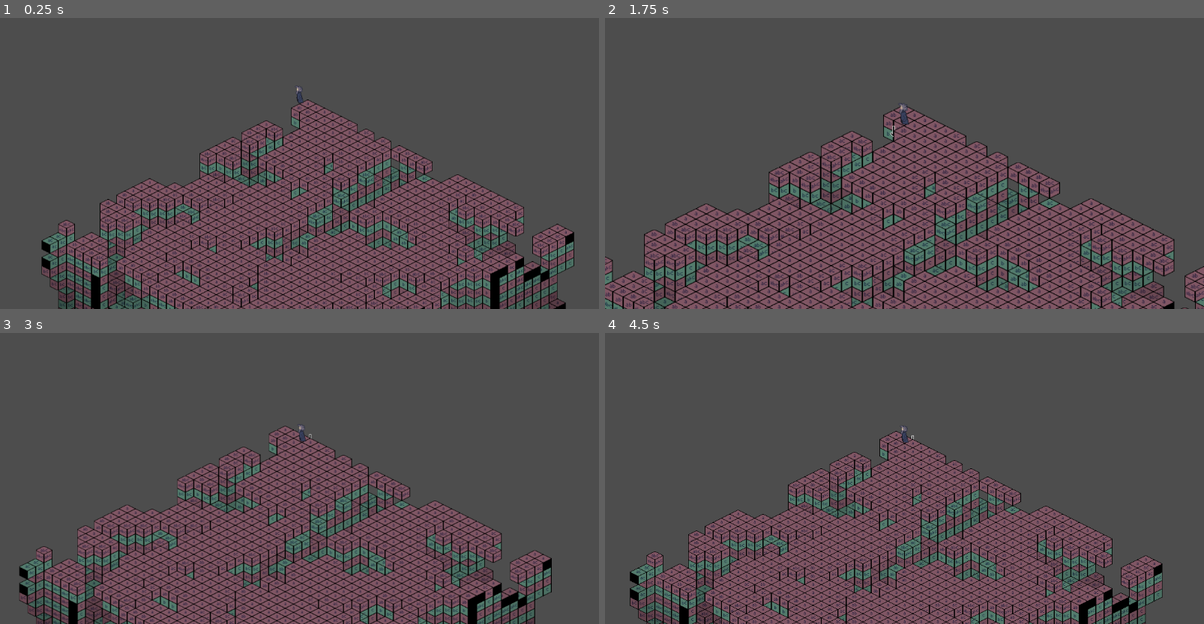
Above: before the commit, frames 1-4 (two rows, left to right).
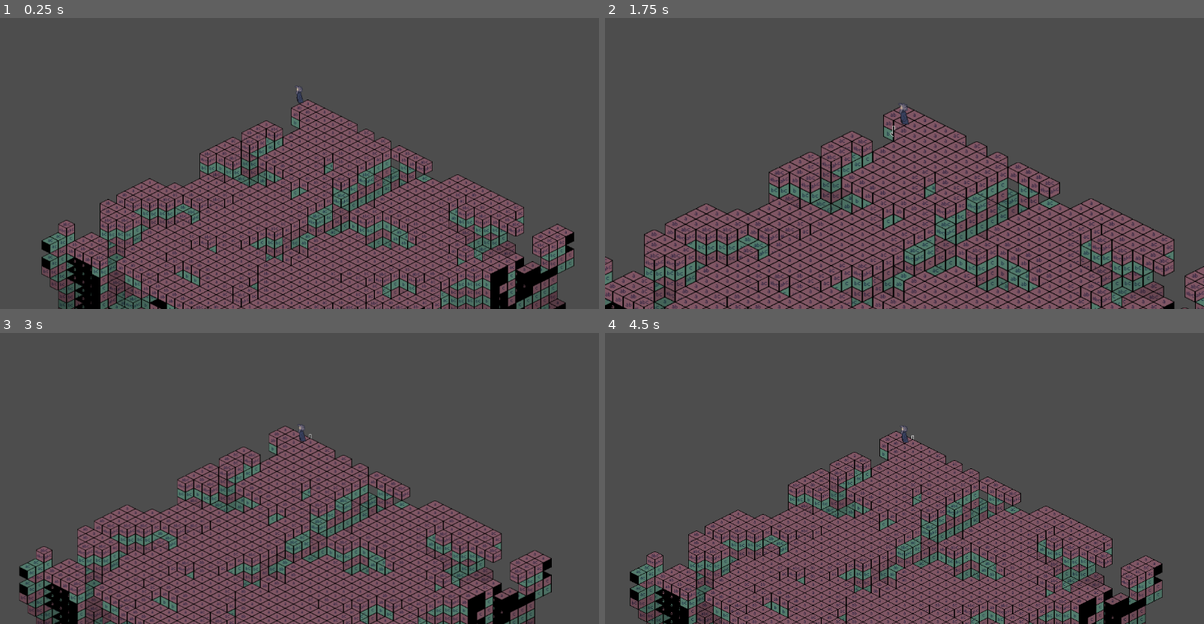
Above: after the commit, the same moments.

Repository: explosivose/isodig
Game: Godot game, scene res://src/scenes/node_2d.tscn
The game is run twice, just before and just after one commit, with the same random seed, the same clock (stepped at 60 frames per second) and the same inputs.
Inputs (mouse positions are in pixels of both pictures, inside the frame that each line leads up to):
- Up to frame 1 (0.25 s): no input
- Up to frame 2 (1.75 s): move the mouse to (1036, 125) at 0.52 s; hold Right (ui_right) 0.53-1.28 s; hold Q (climb) 0.53-1.28 s; move the mouse to (784, 157) at 1.27 s; hold Down (ui_down) from 1.28 s (still down); tap Mouse wheel up (zoom_in) at 1.35 s
- Up to frame 3 (3 s): move the mouse to (359, 382) at 2.02 s; release Down (ui_down) at 2.03 s; hold Right (ui_right) 2.03-2.78 s; hold Mouse wheel down (zoom_out) 2.03-2.78 s; move the mouse to (269, 522) at 2.77 s; hold Up (ui_up) from 2.78 s (still down); tap Q (climb) at 2.85 s
- Up to frame 4 (4.5 s): move the mouse to (1084, 507) at 3.52 s; release Up (ui_up) at 3.53 s; hold Mouse wheel up (zoom_in) 3.53-4.28 s; hold Left (ui_left) from 3.53 s (still down); move the mouse to (724, 405) at 4.27 s; tap Mouse wheel down (zoom_out) at 4.35 s

The runs differ from the first frame. In frame 1, 1.0% of the frame differs, in the area x 11-96%, y 76-100%; in frame 2, less than 0.1%; in frame 3, 0.8%; in frame 4, 0.7%.

Commit message:
fix: improve tiling

Diff:
--- a/assets/tilesets/isometric-sandbox-tileset.tres
+++ b/assets/tilesets/isometric-sandbox-tileset.tres
@@ -38,6 +38,8 @@
 3:2/0/texture_origin = Vector2i(0, 8)
 3:3/0 = 0
 3:3/0/texture_origin = Vector2i(0, 8)
+2:4/0 = 0
+2:4/0/texture_origin = Vector2i(0, 8)
 
 [resource]
 tile_shape = 1
--- a/src/scripts/world.gd
+++ b/src/scripts/world.gd
@@ -1,4 +1,6 @@
-# responsible for queries, mutations and side effects of world data
+"""
+responsible for queries, mutations and side effects of world data
+"""
 
 class_name World extends Node2D
 
--- a/src/scripts/world_layer.gd
+++ b/src/scripts/world_layer.gd
@@ -23,6 +23,7 @@
 const TILE_AC = Vector2i(3, 2)
 const TILE_BC = Vector2i(1, 3)
 const TILE_A = Vector2i(2, 2)
+const TILE_AX = Vector2i(2, 4)
 const TILE_B = Vector2i(3, 3)
 const TILE_C = Vector2i(2, 3)
 const TILE_EFG = Vector2i(1, 2)
@@ -62,6 +63,9 @@
       [var x, _, var y, _, var z, _] when x != 0 and y != 0 and z == 0:
         print("match A  ", coords, value, neighbor_values, x, y, z)
         paint_cell(coords, TILE_A)
+      [var x, _, var y, _, var z, _] when x != 0 and y != 0 and z != 0:
+        print("match AX  ", coords, value, neighbor_values, x, y, z)
+        paint_cell(coords, TILE_AX)
       [var x, _, var y, _, var z, _] when x != 0 and y == 0 and z != 0:
         print("match B  ", coords, value, neighbor_values, x, y, z)
         paint_cell(coords, TILE_B)
--- a/src/scripts/world_view.gd
+++ b/src/scripts/world_view.gd
@@ -1,4 +1,6 @@
-# responsible for orchestrating render WorldLayers for a cohesive view
+"""
+responsible for orchestrating render WorldLayers for a cohesive view
+"""
 
 class_name WorldView extends Node2D
 
Binary file changed: assets/tilesets/isodig-world/isodig-world.aseprite
Binary file changed: assets/tilesets/isodig-world/isodig-world.png
